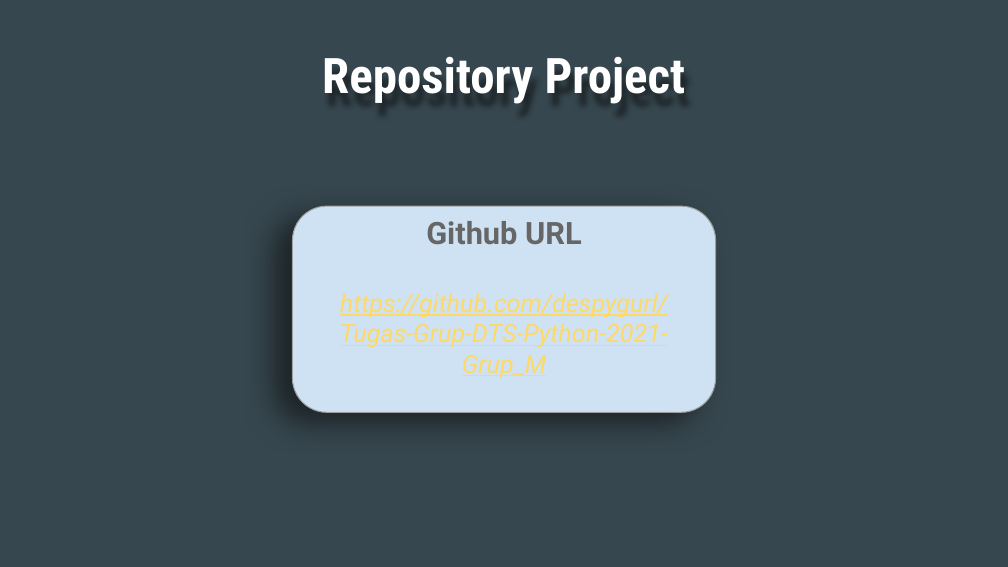
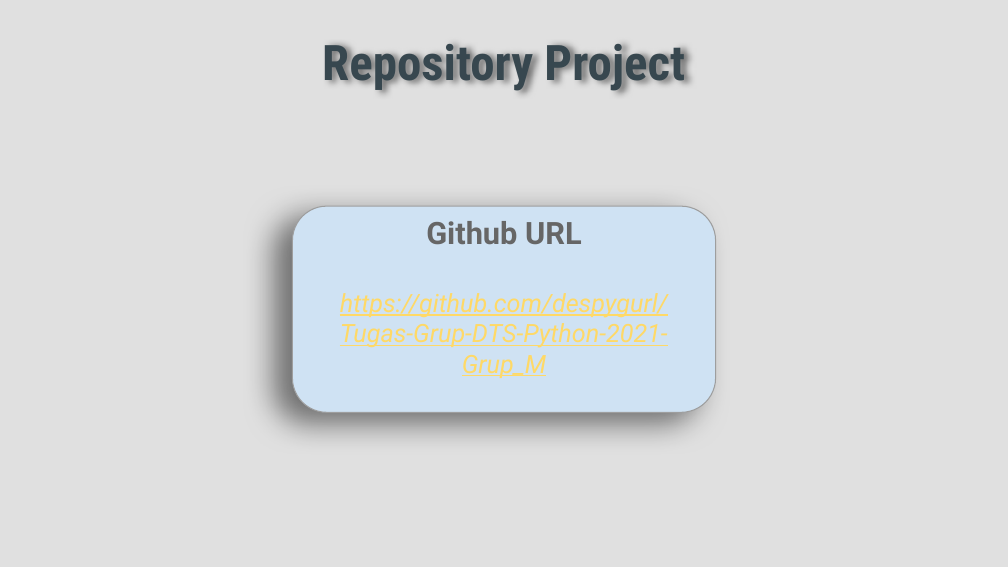
Before and after one commit to azizamir/DTS-Python-2021-Final-Project, a slide deck: slide 13 of Grup M_Slideshow.pptx (slide 6 before the commit). Drawn at 1008x567 pixels with LibreOffice and Linux fonts; fonts in the diff are those of the drawing. Boxes give left, top, right and bottom in pixels: in the first picture for what was removed or moved away, otherwise in the second. Text is boxed around its words. In the diff, an @@ line names an element or a change of style, - is before the commit and + after.

```diff
--- a/Grup M_Slideshow.pptx
+++ b/Grup M_Slideshow.pptx
@@ background #37474F to #E0E0E0 @@
@@ title "Repository Project": place and size @@
-title "Repository Project" at [322, 57, 686, 104]
+title "Repository Project" at [322, 35, 685, 92]
@@ title "Repository Project" at [322, 35, 685, 92]: text colour #FFFFFF to #37474F @@
```
Also in this commit, not shown: 7 slides added, 1 other file.
